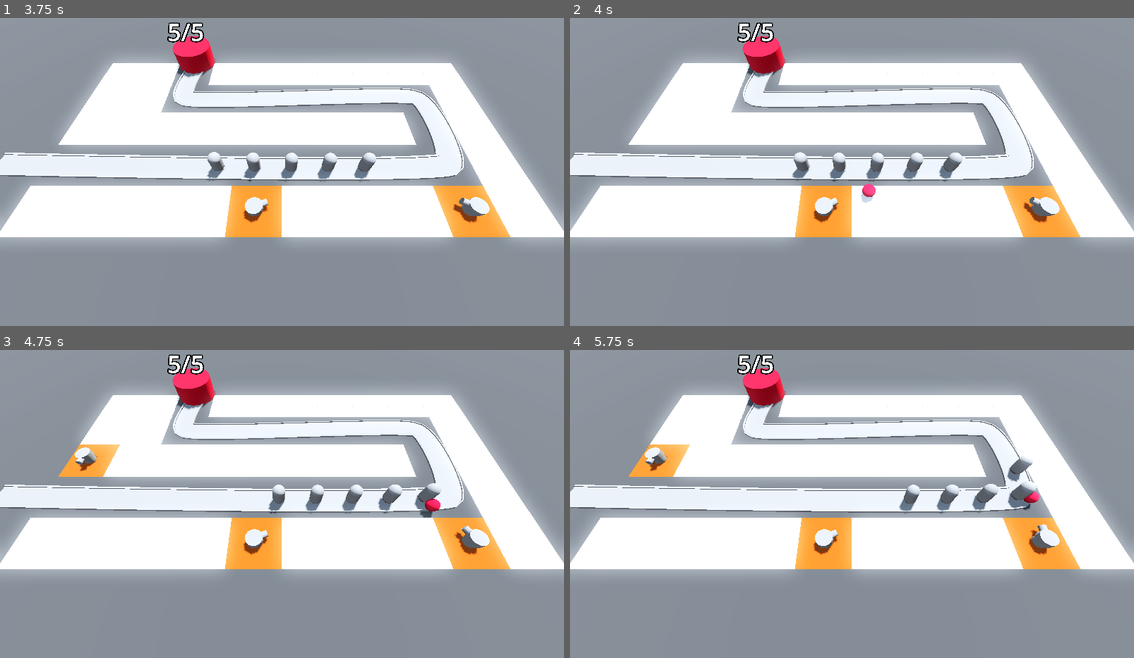
Above: before the commit, frames 1-4 (two rows, left to right).
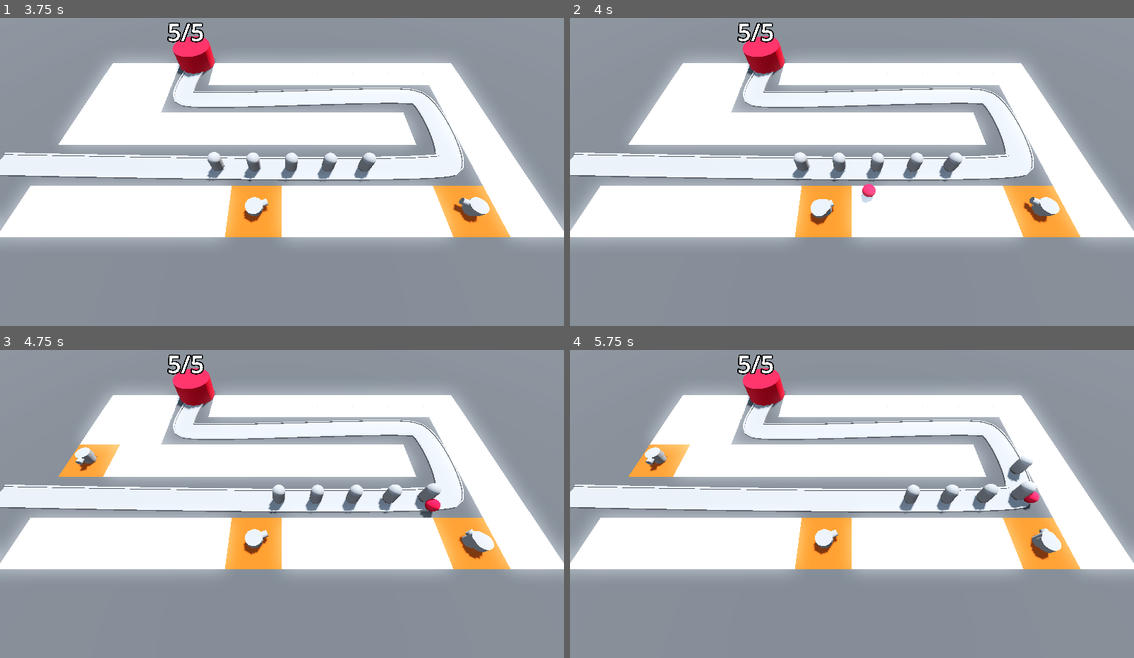
Above: after the commit, the same moments.

Repository: BerkayOzercan/Tutorial-Godot-Barbarian-Blaster
Game: Godot game, scene res://BaseLevel.tscn
The game is run twice, just before and just after one commit, with the same random seed, the same clock (stepped at 60 frames per second) and the same inputs.
Inputs (mouse positions are in pixels of both pictures, inside the frame that each line leads up to):
- Up to frame 1 (3.75 s): move the mouse to (406, 150) at 0.52 s; click (406, 150) at 0.6 s; move the mouse to (169, 184) at 1.27 s; click (169, 184) at 1.35 s; move the mouse to (338, 98) at 2.02 s; click (338, 98) at 2.1 s; move the mouse to (253, 230) at 2.77 s; click (253, 230) at 2.85 s; move the mouse to (451, 215) at 3.52 s; click (451, 215) at 3.6 s
- Up to frame 2 (4 s): no input
- Up to frame 3 (4.75 s): move the mouse to (112, 451) at 4.27 s; click (112, 451) at 4.35 s
- Up to frame 4 (5.75 s): move the mouse to (880, 500) at 5.02 s; click (880, 500) at 5.1 s

Frame 1 is identical in both runs. In frame 2, 0.2% of the frame differs, in the area x 42-48%, y 58-68%; in frame 3, 0.2%, in the area x 80-88%, y 56-68%; in frame 4, 0.2%.

Commit message:
Edit : create fire animation

Diff:
--- a/Enemy/enemy.gd
+++ b/Enemy/enemy.gd
@@ -3,8 +3,12 @@
 @export var max_health: int = 50
 @export var speed: float
 
+@onready var animation_player: AnimationPlayer = $AnimationPlayer
+
 var current_health: int:
 	set(health_in):
+		if health_in < current_health:
+			animation_player.play("TakeDamage")
 		current_health = health_in
 		if current_health < 1:
 			queue_free()
--- a/Enemy/enemy.tscn
+++ b/Enemy/enemy.tscn
@@ -1,10 +1,51 @@
-[gd_scene load_steps=4 format=3 uid="uid://bdv4s5s0bqqgj"]
+[gd_scene load_steps=8 format=3 uid="uid://bdv4s5s0bqqgj"]
 
 [ext_resource type="Script" path="res://Enemy/enemy.gd" id="1_ghfq2"]
 
 [sub_resource type="CapsuleMesh" id="CapsuleMesh_ysy3x"]
 
+[sub_resource type="StandardMaterial3D" id="StandardMaterial3D_i0mnm"]
+no_depth_test = true
+shading_mode = 0
+
 [sub_resource type="CapsuleShape3D" id="CapsuleShape3D_un6p0"]
+
+[sub_resource type="Animation" id="Animation_2wfbx"]
+resource_name = "TakeDamage"
+length = 0.1
+tracks/0/type = "value"
+tracks/0/imported = false
+tracks/0/enabled = true
+tracks/0/path = NodePath("DamageHighlight:visible")
+tracks/0/interp = 1
+tracks/0/loop_wrap = true
+tracks/0/keys = {
+"times": PackedFloat32Array(0, 0.1),
+"transitions": PackedFloat32Array(1, 1),
+"update": 1,
+"values": [true, false]
+}
+
+[sub_resource type="Animation" id="Animation_yyx5p"]
+length = 0.001
+tracks/0/type = "value"
+tracks/0/imported = false
+tracks/0/enabled = true
+tracks/0/path = NodePath("DamageHighlight:visible")
+tracks/0/interp = 1
+tracks/0/loop_wrap = true
+tracks/0/keys = {
+"times": PackedFloat32Array(0),
+"transitions": PackedFloat32Array(1),
+"update": 1,
+"values": [false]
+}
+
+[sub_resource type="AnimationLibrary" id="AnimationLibrary_kwjwe"]
+_data = {
+"RESET": SubResource("Animation_yyx5p"),
+"TakeDamage": SubResource("Animation_2wfbx")
+}
 
 [node name="Enemy" type="PathFollow3D"]
 transform = Transform3D(0.999989, 0, 0, 0, 0.999999, 0, 0, 0, 0.999988, 0, 0, 0)
@@ -14,8 +55,19 @@
 transform = Transform3D(1, 0, 0, 0, 1, 0, 0, 0, 1, 0, 1, 0)
 mesh = SubResource("CapsuleMesh_ysy3x")
 
+[node name="DamageHighlight" type="MeshInstance3D" parent="."]
+transform = Transform3D(1, 0, 0, 0, 1, 0, 0, 0, 1, 0, 1, 0)
+visible = false
+material_override = SubResource("StandardMaterial3D_i0mnm")
+mesh = SubResource("CapsuleMesh_ysy3x")
+
 [node name="EnemyArea3D" type="Area3D" parent="." groups=["enemy_area"]]
 transform = Transform3D(1, 0, 0, 0, 1, 0, 0, 0, 1, 0, 1, 0)
 
 [node name="CollisionShape3D" type="CollisionShape3D" parent="EnemyArea3D"]
 shape = SubResource("CapsuleShape3D_un6p0")
+
+[node name="AnimationPlayer" type="AnimationPlayer" parent="."]
+libraries = {
+"": SubResource("AnimationLibrary_kwjwe")
+}
--- a/Turret/turret.gd
+++ b/Turret/turret.gd
@@ -2,6 +2,7 @@
 
 @export var projectile: PackedScene
 @onready var turret_top: MeshInstance3D = $TurretTop
+@onready var animation_player: AnimationPlayer = $AnimationPlayer
 
 var enemy_path: Path3D = null
 var target: PathFollow3D = null
@@ -18,6 +19,7 @@
 		add_child(new_projectile)
 		new_projectile.global_position = turret_top.global_position
 		new_projectile.direction = global_transform.basis.z
+		animation_player.play("Fire")
 
 
 func  find_best_target() -> PathFollow3D:
--- a/Turret/turret.tscn
+++ b/Turret/turret.tscn
@@ -1,9 +1,46 @@
-[gd_scene load_steps=4 format=3 uid="uid://w048g87bk8jn"]
+[gd_scene load_steps=7 format=3 uid="uid://w048g87bk8jn"]
 
 [ext_resource type="Script" path="res://Turret/turret.gd" id="1_8f3u4"]
 [ext_resource type="PackedScene" uid="uid://2u1id4p6swbk" path="res://Turret/projectile.tscn" id="1_34loo"]
 
 [sub_resource type="CylinderMesh" id="CylinderMesh_xrgyr"]
+
+[sub_resource type="Animation" id="Animation_2ks5r"]
+resource_name = "Fire"
+length = 0.3
+tracks/0/type = "value"
+tracks/0/imported = false
+tracks/0/enabled = true
+tracks/0/path = NodePath("TurretTop:position")
+tracks/0/interp = 1
+tracks/0/loop_wrap = true
+tracks/0/keys = {
+"times": PackedFloat32Array(0, 0.3),
+"transitions": PackedFloat32Array(1, 1),
+"update": 0,
+"values": [Vector3(0, 0.75, -0.5), Vector3(0, 0.75, 0)]
+}
+
+[sub_resource type="Animation" id="Animation_qt0v2"]
+length = 0.001
+tracks/0/type = "value"
+tracks/0/imported = false
+tracks/0/enabled = true
+tracks/0/path = NodePath("TurretTop:position")
+tracks/0/interp = 1
+tracks/0/loop_wrap = true
+tracks/0/keys = {
+"times": PackedFloat32Array(0),
+"transitions": PackedFloat32Array(1),
+"update": 0,
+"values": [Vector3(0, 0.75, 0)]
+}
+
+[sub_resource type="AnimationLibrary" id="AnimationLibrary_n8wtt"]
+_data = {
+"Fire": SubResource("Animation_2ks5r"),
+"RESET": SubResource("Animation_qt0v2")
+}
 
 [node name="turret" type="Node3D"]
 script = ExtResource("1_8f3u4")
@@ -25,4 +62,9 @@
 [node name="Timer" type="Timer" parent="."]
 autostart = true
 
+[node name="AnimationPlayer" type="AnimationPlayer" parent="."]
+libraries = {
+"": SubResource("AnimationLibrary_n8wtt")
+}
+
 [connection signal="timeout" from="Timer" to="." method="_on_timer_timeout"]
Not shown: 4 places in MeshLibrary/SpaceLibrary.tres that only renumber resources
